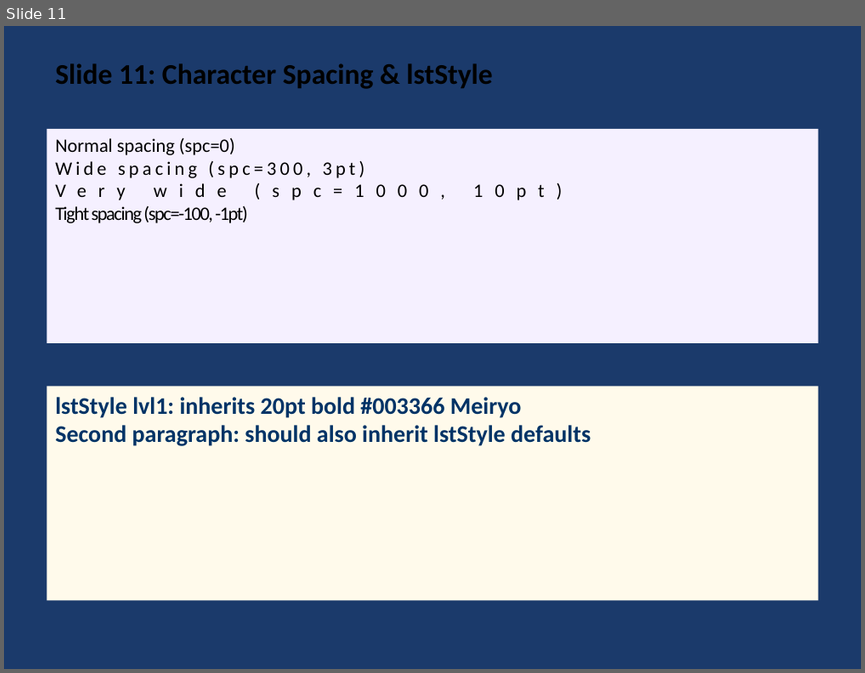
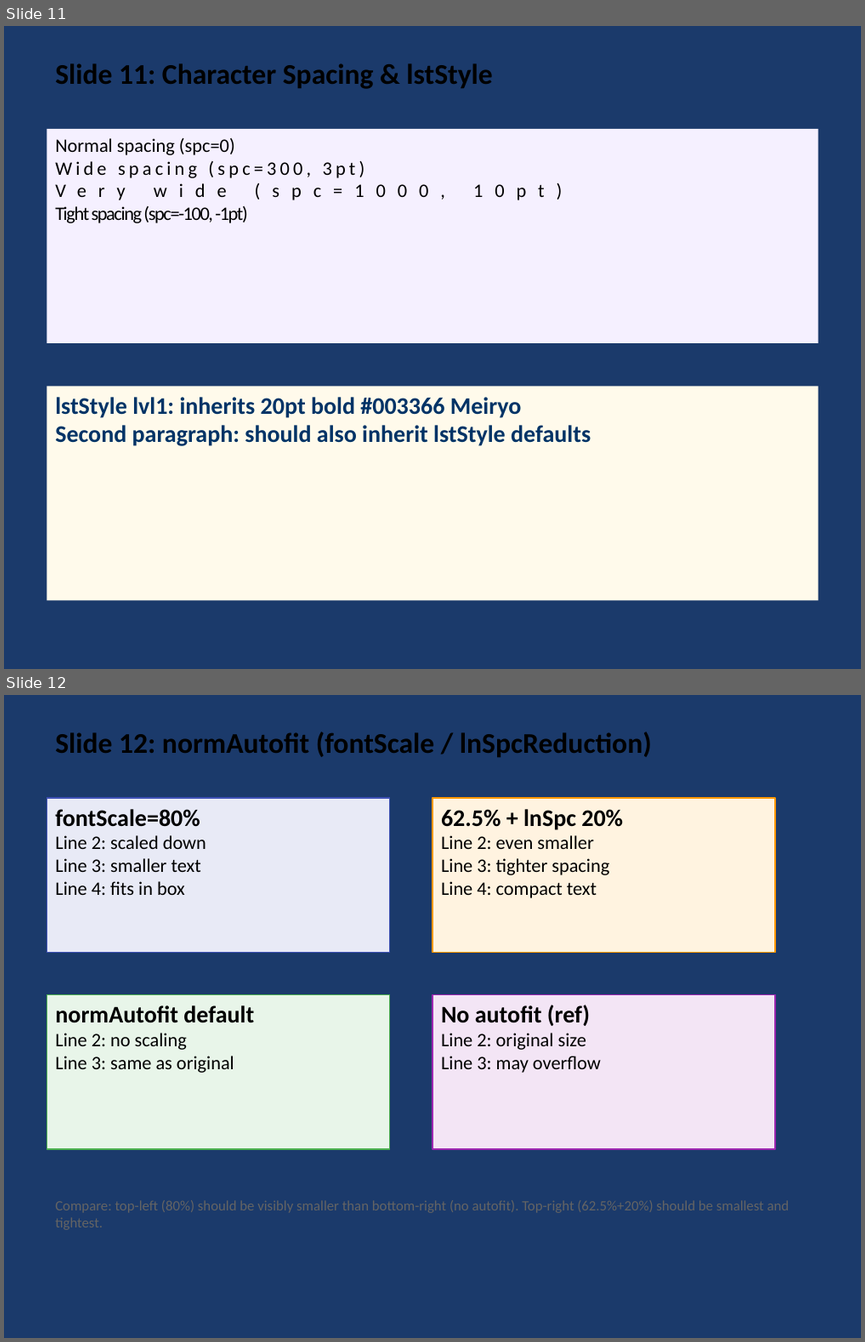
Before and after one commit to t-ujiie-g/pptx-svg, a slide deck: test_fixtures/test_features.pptx. Shown one above the other, each under a label of ours: slide 11 before the commit, slides 11 and 12 after it. The pictures are 865x673 and 865x1342 pixels, drawn with LibreOffice and Linux fonts; fonts in the diff are those of the drawing. Boxes give left, top, right and bottom in pixels: in the first picture for what was removed or moved away, otherwise in the second. Text is boxed around its words. In the diff, an @@ line names an element or a change of style, - is before the commit and + after.

Commit message:
feat: Implement normAutofit support with font scaling and line spacing reduction

```diff
--- a/test_fixtures/test_features.pptx
+++ b/test_fixtures/test_features.pptx
@@ slide 12 added at [4,695,861,1338], background #1B3A6B @@
@@ text added at [55,732,652,757], 24 pt, text #000000, bold @@
+Slide 12: normAutofit (fontScale / lnSpcReduction)
@@ rectangle added at [46,798,390,952], fill #E8EAF6, outline #3F51B5 1 pt, 16 pt, text #000000 @@
+fontScale=80%
+Line 2: scaled down
+Line 3: smaller text
+Line 4: fits in box
@@ rectangle added at [432,798,775,952], fill #FFF3E0, outline #FF9800 1 pt, 16 pt, text #000000 @@
+62.5% + lnSpc 20%
+Line 2: even smaller
+Line 3: tighter spacing
+Line 4: compact text
@@ rectangle added at [46,995,390,1149], fill #E8F5E9, outline #4CAF50 1 pt, 16 pt, text #000000 @@
+normAutofit default
+Line 2: no scaling
+Line 3: same as original
@@ rectangle added at [432,995,775,1149], fill #F3E5F5, outline #9C27B0 1 pt, 16 pt, text #000000 @@
+No autofit (ref)
+Line 2: original size
+Line 3: may overflow
@@ text added at [55,1200,789,1230], 12 pt, text #646464 @@
+Compare: top-left (80%) should be visibly smaller than bottom-right (no autofit). Top-right (62.5%+20%) should be smallest and tightest.
```
Also in this commit, not shown: 6 other files.
